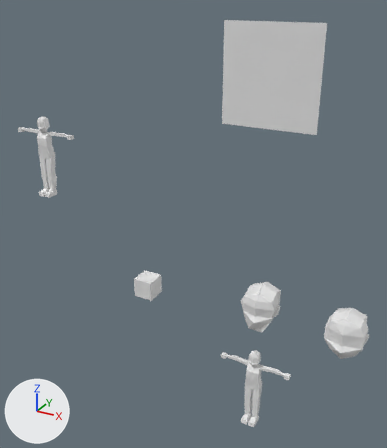
Two versions of the Blender file template_psx_charter.blend, one commit apart.
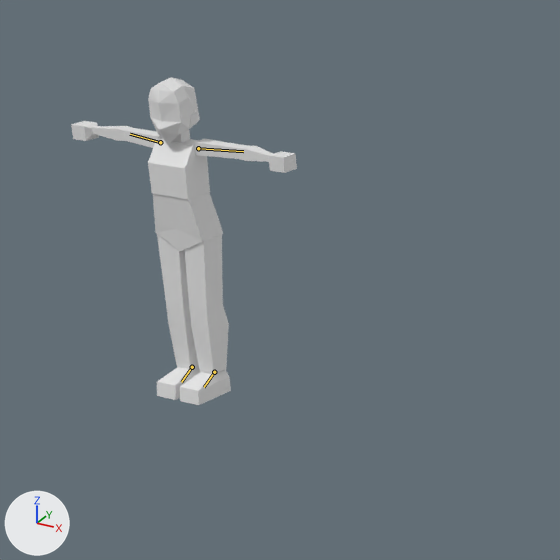
Old and new are each drawn whole from a camera (50 mm lens) standing at (9.78, -9.92, 4.95) and looking at (4.1, 0.41, -0.21) and again close up on the part from 0% to 36% of the width and 22% to 53% of the height. The lights are fixed; the arrows at lower left show +X, +Y and +Z. The bones that change are drawn over the model as lines in the close-ups.
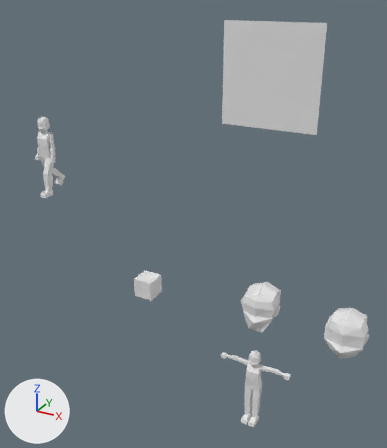
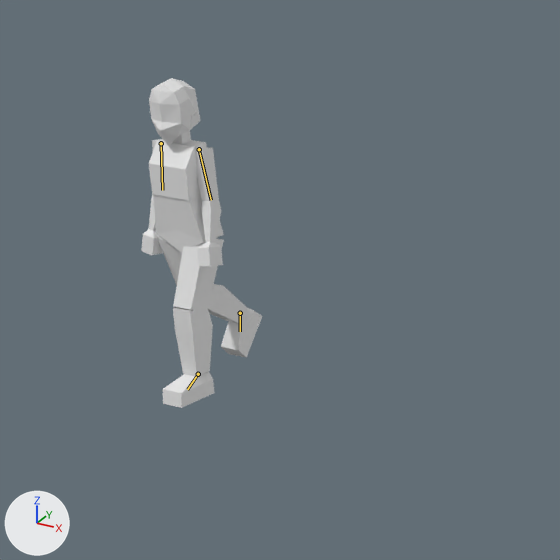
The newer file adds an action. The first version stands in its rest pose; the second is drawn at frame 50 of the action 'walk same place'.

Edits to the bpy script that builds the scene:
```text
Change bone_upper_arm_l:
    where bone_upper_arm_l = bpy.data.objects['Object'].pose.bones['upper_arm.L']  # child of 'spine.002'
    bone_upper_arm_l.rotation_quaternion: (1.0, 0.0, 0.0, 0.0) -> (0.762, 0.067, 0.041, -0.643)  # degrees (0, 0, 0) -> degrees (3, 8, -80)
Change bone_upper_arm_r:
    where bone_upper_arm_r = bpy.data.objects['Object'].pose.bones['upper_arm.R']  # child of 'spine.002'
    bone_upper_arm_r.rotation_quaternion: (1.0, 0.0, 0.0, 0.0) -> (0.765, 0.033, -0.082, 0.638)  # degrees (0, 0, 0) -> degrees (-3, -10, 80)
Change bone_foot_r:
    where bone_foot_r = bpy.data.objects['Object'].pose.bones['foot.R']
    bone_foot_r.location: (0.0, 0.0, 0.0) -> (0.0, -0.546, 0.067)
    bone_foot_r.rotation_quaternion: (1.0, 0.0, 0.0, 0.0) -> (0.905, 0.426, 0.0, 0.0)  # degrees (0, 0, 0) -> degrees (50, 0, 0)
Change bone_foot_l:
    where bone_foot_l = bpy.data.objects['Object'].pose.bones['foot.L']
    bone_foot_l.location: (0.0, 0.0, 0.0) -> (0.0, 0.111, -0.109)
```

Boxes (x1, y1, x2, y2) around the edits, measured in the close-ups (560 x 560 px):
'Cube.006', posed: before (189, 305, 229, 374); after (173, 307, 213, 376)
'Cube', posed (6% narrower): before (148, 139, 210, 200); after (149, 139, 207, 200)
'Cube.007', posed (30% wider): before (184, 235, 223, 311); after (173, 239, 224, 311)
'head_1.001', posed: before (148, 77, 200, 145); after (149, 78, 201, 146)
'Cube.008', posed: before (166, 303, 199, 369); after (208, 284, 247, 324)
'Cube.005', posed: before (157, 366, 200, 400); after (221, 308, 262, 357)
'Cube.001', posed: before (180, 369, 231, 405); after (163, 372, 215, 408)
'Cube.010', posed: before (193, 139, 247, 159); after (196, 147, 219, 201)
'Cube.009', posed: before (157, 234, 189, 306); after (157, 235, 213, 290)
'Cube.011', posed: before (238, 145, 273, 162); after (202, 200, 221, 242)
'Cube.012', posed (10% narrower, 9% taller): before (268, 151, 297, 173); after (197, 242, 223, 266)
'Cube.015', posed: before (71, 121, 99, 141); after (141, 229, 163, 255)
'Cube.014', posed: before (92, 126, 132, 141); after (148, 194, 156, 231)
'Cube.013', posed: before (124, 128, 162, 148); after (152, 139, 161, 150)
bone 'upper_arm.L', root to tip: before (198, 148) to (243, 151); after (199, 149) to (211, 200)
bone 'upper_arm.R', root to tip: before (160, 142) to (130, 134); after (161, 143) to (162, 190)
bone 'foot.R', root to tip: before (192, 367) to (181, 382); after (240, 313) to (240, 331)
bone 'foot.L', root to tip: before (214, 372) to (204, 387); after (198, 374) to (187, 389)
